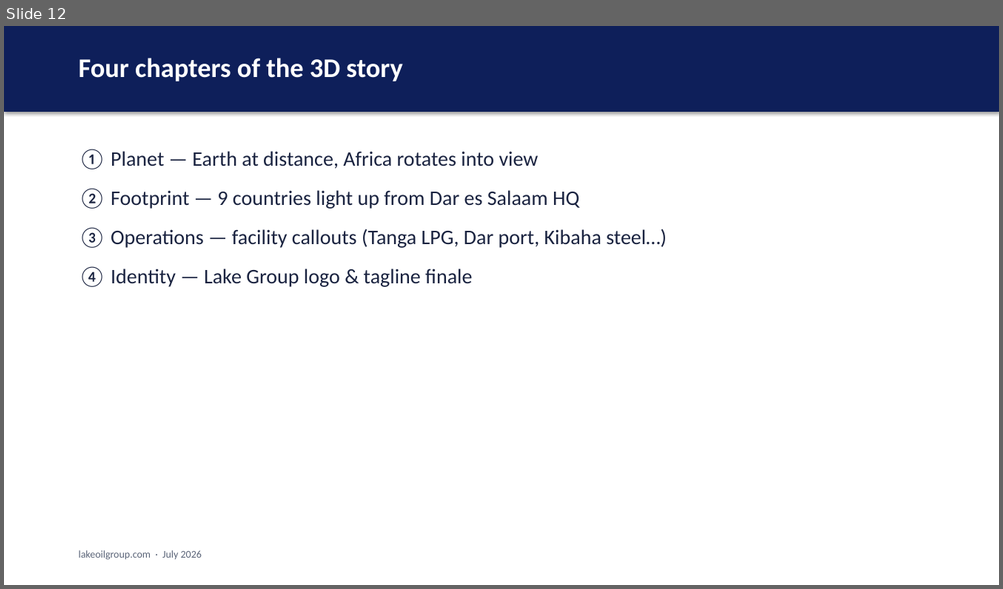
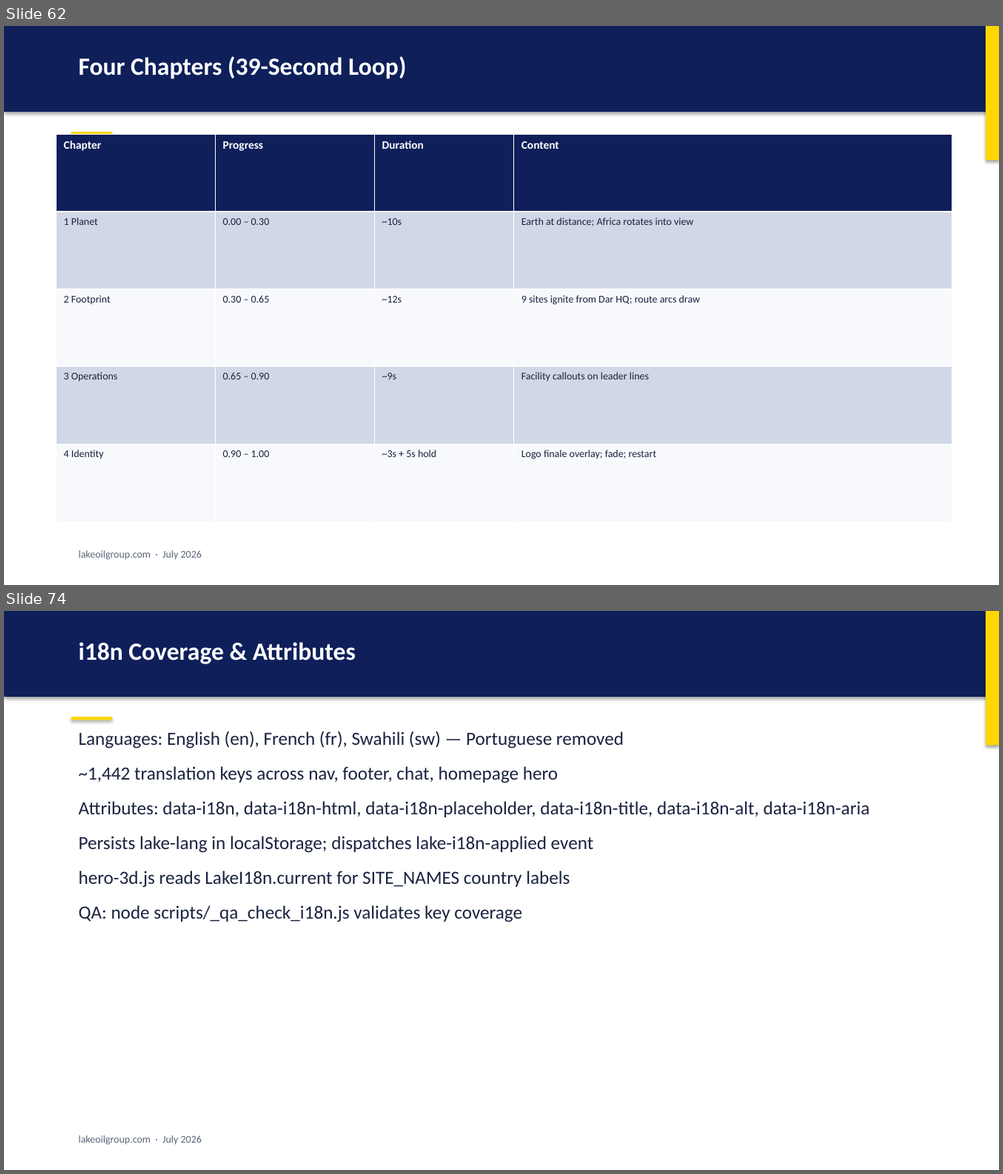
Before and after one commit to Smarderve/Lake.Group.Web, a slide deck: LAKE_GROUP_PRESENTATION.pptx. Shown one above the other, each under a label of ours: slide 12 before the commit, slides 62 and 74 after it; the slides between them are not shown. The pictures are 1003x589 and 1003x1174 pixels, drawn with LibreOffice and Linux fonts; fonts in the diff are those of the drawing. Boxes give left, top, right and bottom in pixels: in the first picture for what was removed or moved away, otherwise in the second. Text is boxed around its words. In the diff, an @@ line names an element or a change of style, - is before the commit and + after.

```diff
--- a/LAKE_GROUP_PRESENTATION.pptx
+++ b/LAKE_GROUP_PRESENTATION.pptx
@@ slide 74 added at (4, 611, 999, 1170), background #FFFFFF @@
@@ rectangle added at (4, 611, 999, 697), fill #0E1F5A @@
@@ rectangle added at (985, 611, 999, 745), fill #FFD700 @@
@@ text added at (79, 642, 356, 664), 24 pt, text #FFFFFF, bold @@
+i18n Coverage & Attributes
@@ rectangle added at (71, 717, 112, 720), fill #FFD700 @@
@@ text added at (79, 731, 870, 923), 18 pt, text #1A2340 @@
+Languages: English (en), French (fr), Swahili (sw) — Portuguese removed
+~1,442 translation keys across nav, footer, chat, homepage hero
+Attributes: data-i18n, data-i18n-html, data-i18n-placeholder, data-i18n-title, data-i18n-alt, data-i18n-aria
+Persists lake-lang in localStorage; dispatches lake-i18n-applied event
+hero-3d.js reads LakeI18n.current for SITE_NAMES country labels
+QA: node scripts/_qa_check_i18n.js validates key coverage
@@ text added at (79, 1136, 202, 1145), 10 pt, text #5A6478 @@
+lakeoilgroup.com · July 2026
@@ what was slide 12 is now slide 62 @@
@@ slide 62 changed as well @@
@@ rectangle added at (985, 26, 999, 160), fill #FFD700 @@
@@ text at (79, 56, 406, 79): text changed; size 26 to 24 pt @@
-Four chapters of the 3D story
+Four Chapters (39-Second Loop)
@@ table added at (57, 134, 951, 522), 5 rows, 4 columns @@
+Chapter | Progress | Duration | Content
+1 Planet | 0.00 – 0.30 | ~10s | Earth at distance; Africa rotates into view
+2 Footprint | 0.30 – 0.65 | ~12s | 9 sites ignite from Dar HQ; route arcs draw
+3 Operations | 0.65 – 0.90 | ~9s | Facility callouts on leader lines
+4 Identity | 0.90 – 1.00 | ~3s + 5s hold | Logo finale overlay; fade; restart
@@ rectangle added at (71, 132, 112, 135), fill #FFD700 @@
@@ text removed at (79, 149, 666, 287) @@
-① Planet — Earth at distance, Africa rotates into view
-② Footprint — 9 countries light up from Dar es Salaam HQ
-③ Operations — facility callouts (Tanga LPG, Dar port, Kibaha steel…)
-④ Identity — Lake Group logo & tagline finale
```
Also in this commit, not shown: 3 other slides changed, 104 other slides added, 35 slides removed, 1 other file.
